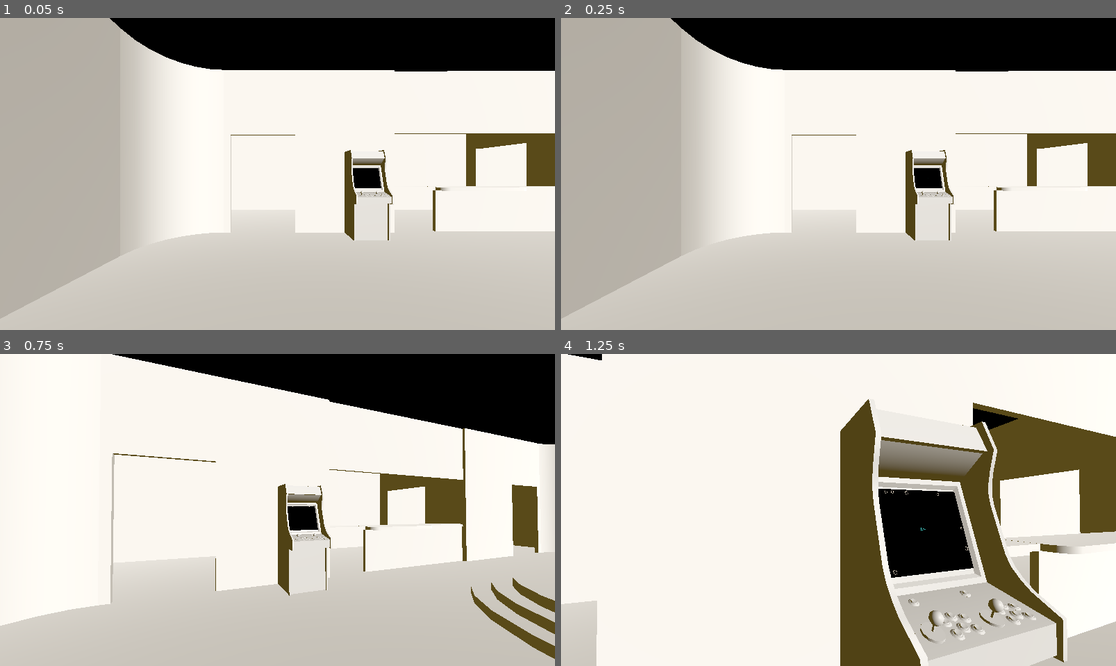
Above: before the commit, frames 1-4 (two rows, left to right).
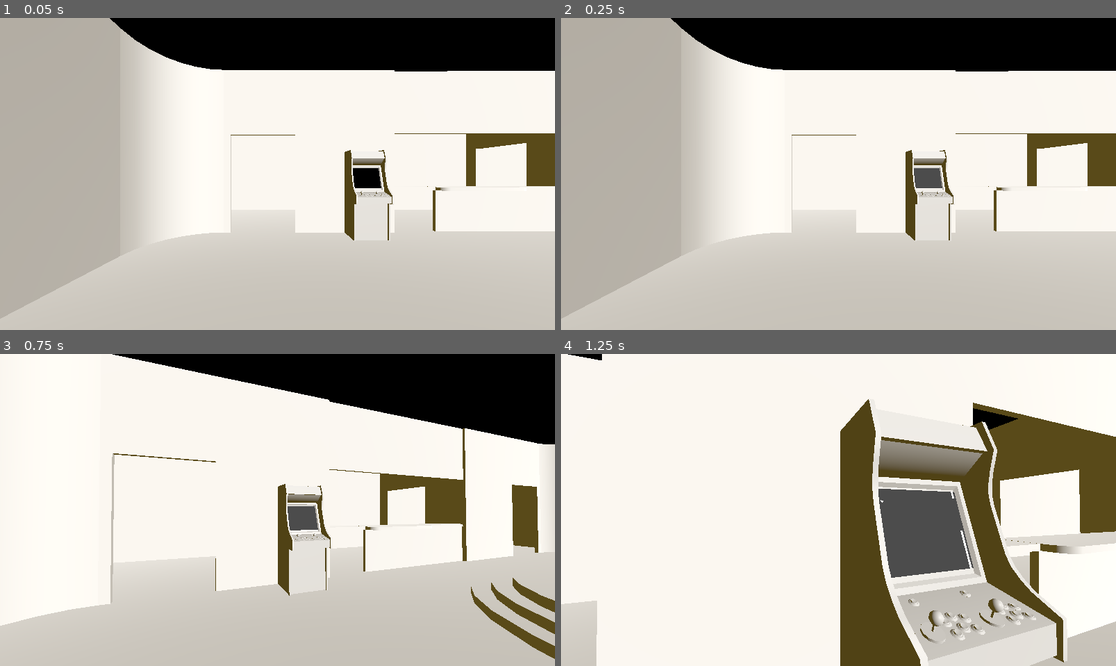
Above: after the commit, the same moments.

Repository: ObsidianBlk/gwj82
Game: Godot game, scene res://scenes/main/main.tscn
The game is run twice, just before and just after one commit, with the same random seed, the same clock (stepped at 60 frames per second) and the same inputs.
Inputs (mouse positions are in pixels of both pictures, inside the frame that each line leads up to):
- Up to frame 1 (0.05 s): no input
- Up to frame 2 (0.25 s): no input
- Up to frame 3 (0.75 s): tap Enter at 0.5 s; move the mouse to (305, 510) at 0.52 s; hold W (arcade_forward) from 0.53 s (still down); hold Space (game_act_a) from 0.53 s (still down)
- Up to frame 4 (1.25 s): keep holding W (arcade_forward); keep holding Space (game_act_a)

Frame 1 is identical in both runs. In frame 2, 0.3% of the frame differs, in the area x 63-69%, y 48-55%; in frame 3, 0.4%; in frame 4, 3.9%, in the area x 57-75%, y 43-72%.

Commit message:
Added mini-game 'Flippy Da Bird'.

Diff:
--- /dev/null
+++ b/games/flippy/flippy.gd
@@ -0,0 +1,96 @@
+extends ArcadeGame
+
+
+
+# ------------------------------------------------------------------------------
+# Constants
+# ------------------------------------------------------------------------------
+const OBSTACLE_SCENE : PackedScene = preload("res://games/flippy/objects/obstacle/obstacle.tscn")
+
+const GAME_WIDTH : float = 320.0
+
+const BIRD_FELL_AMOUNT : int = 10
+const BIRD_CRASHED_AMOUNT : int = 5
+const BIRD_SCORED_AMOUNT : int = 1
+
+const BIRD_RESET_HEIGHT : float = -132.0
+const BIRD_RESET_X : float = -120.0
+
+# ------------------------------------------------------------------------------
+# Export Variables
+# ------------------------------------------------------------------------------
+@export var spawn_delay : float = 2.0
+
+
+# ------------------------------------------------------------------------------
+# Variables
+# ------------------------------------------------------------------------------
+var _resetting : bool = false
+var _delay : float = 0.0
+
+# ------------------------------------------------------------------------------
+# Onready Variables
+# ------------------------------------------------------------------------------
+@onready var _bird: FlippyBird = %Bird
+@onready var _ocontainer: Node2D = %OContainer
+
+# ------------------------------------------------------------------------------
+# Override Methods
+# ------------------------------------------------------------------------------
+func _unhandled_input(event: InputEvent) -> void:
+	if _bird == null or not active or _resetting: return
+
+	if event.is_action_pressed("game_act_a"):
+		_bird.flap()
+
+func _process(delta: float) -> void:
+	if _bird != null:
+		_bird.ai_enabled = not active
+
+	if _delay > 0.0:
+		_delay -= delta
+	else:
+		_delay = spawn_delay
+		_SpawnObstacle()
+
+# ------------------------------------------------------------------------------
+# Private Methods
+# ------------------------------------------------------------------------------
+func _ClearObstacles() -> void:
+	if _ocontainer == null: return
+	for child : Node in _ocontainer.get_children():
+		if child is Node2D:
+			_ocontainer.remove_child(child)
+			child.queue_free()
+
+func _SpawnObstacle() -> void:
+	if _ocontainer == null: return
+	var o : Node2D = OBSTACLE_SCENE.instantiate()
+	o.scored.connect(_on_bird_scored)
+	o.position.x = ((GAME_WIDTH * 0.5) + 16.0)
+	_ocontainer.add_child(o)
+
+func _Reset() -> void:
+	_resetting = true
+	_ClearObstacles()
+	_bird.velocity = Vector2.ZERO
+	_bird.position = Vector2(BIRD_RESET_X, BIRD_RESET_HEIGHT)
+	_resetting = false
+
+# ------------------------------------------------------------------------------
+# Handler Methods
+# ------------------------------------------------------------------------------
+func _on_bird_scored() -> void:
+	if active:
+		update_score(BIRD_SCORED_AMOUNT)
+
+func _on_bird_crashed() -> void:
+	if active:
+		update_score(-BIRD_CRASHED_AMOUNT)
+	_Reset()
+
+func _on_game_region_body_exited(body: Node2D) -> void:
+	if body is FlippyBird:
+		if active and not _resetting:
+			update_score(-BIRD_FELL_AMOUNT)
+		_Reset()
--- /dev/null
+++ b/games/flippy/flippy.tscn
@@ -0,0 +1,27 @@
+[gd_scene load_steps=4 format=3 uid="uid://ddm0sqado87ub"]
+
+[ext_resource type="Script" uid="uid://cvnslfvp3iyew" path="res://games/flippy/flippy.gd" id="1_5h87t"]
+[ext_resource type="PackedScene" uid="uid://nv28d87ceem0" path="res://games/flippy/objects/bird/bird.tscn" id="2_q7lk2"]
+
+[sub_resource type="RectangleShape2D" id="RectangleShape2D_f1o5u"]
+size = Vector2(320, 240)
+
+[node name="Flippy" type="Node2D"]
+script = ExtResource("1_5h87t")
+
+[node name="Bird" parent="." instance=ExtResource("2_q7lk2")]
+unique_name_in_owner = true
+position = Vector2(-120, -132)
+
+[node name="OContainer" type="Node2D" parent="."]
+unique_name_in_owner = true
+
+[node name="Camera2D" type="Camera2D" parent="."]
+
+[node name="GameRegion" type="Area2D" parent="."]
+
+[node name="CollisionShape2D" type="CollisionShape2D" parent="GameRegion"]
+shape = SubResource("RectangleShape2D_f1o5u")
+
+[connection signal="crashed" from="Bird" to="." method="_on_bird_crashed"]
+[connection signal="body_exited" from="GameRegion" to="." method="_on_game_region_body_exited"]
--- /dev/null
+++ b/games/flippy/game.tres
@@ -0,0 +1,9 @@
+[gd_resource type="Resource" script_class="GameTag" load_steps=2 format=3 uid="uid://cgplygffqfjhk"]
+
+[ext_resource type="Script" uid="uid://dolxdho43feu8" path="res://scripts/resources/game_tag.gd" id="1_r5ced"]
+
+[resource]
+script = ExtResource("1_r5ced")
+game_name = &"Flippy Da Bird"
+game_path = "uid://ddm0sqado87ub"
+metadata/_custom_type_script = "uid://dolxdho43feu8"
--- /dev/null
+++ b/games/flippy/objects/bird/bird.tscn
@@ -0,0 +1,36 @@
+[gd_scene load_steps=6 format=3 uid="uid://nv28d87ceem0"]
+
+[ext_resource type="Script" uid="uid://irnd73unblgm" path="res://games/flippy/objects/bird/flippy_bird.gd" id="1_4mds6"]
+[ext_resource type="Texture2D" uid="uid://b5rkwfthykg77" path="res://games/flippy/assets/graphics/flippy.png" id="1_ggr4j"]
+[ext_resource type="Script" uid="uid://b6inrr5v8hnt1" path="res://games/flippy/scripts/flippy_gap_watch.gd" id="3_53t4u"]
+
+[sub_resource type="CapsuleShape2D" id="CapsuleShape2D_4mds6"]
+radius = 3.0
+height = 8.0
+
+[sub_resource type="RectangleShape2D" id="RectangleShape2D_4mds6"]
+size = Vector2(100, 400)
+
+[node name="Bird" type="CharacterBody2D"]
+script = ExtResource("1_4mds6")
+
+[node name="Sprite" type="Sprite2D" parent="."]
+unique_name_in_owner = true
+texture_filter = 3
+texture = ExtResource("1_ggr4j")
+hframes = 2
+
+[node name="CollisionShape2D" type="CollisionShape2D" parent="."]
+rotation = 1.5708
+shape = SubResource("CapsuleShape2D_4mds6")
+
+[node name="GapWatch" type="Area2D" parent="."]
+unique_name_in_owner = true
+collision_layer = 0
+collision_mask = 16
+script = ExtResource("3_53t4u")
+metadata/_custom_type_script = "uid://b6inrr5v8hnt1"
+
+[node name="CollisionShape2D" type="CollisionShape2D" parent="GapWatch"]
+position = Vector2(50, 0)
+shape = SubResource("RectangleShape2D_4mds6")
--- /dev/null
+++ b/games/flippy/objects/bird/flippy_bird.gd
@@ -0,0 +1,61 @@
+extends CharacterBody2D
+class_name FlippyBird
+
+
+# ------------------------------------------------------------------------------
+# Signals
+# ------------------------------------------------------------------------------
+signal crashed()
+
+# ------------------------------------------------------------------------------
+# Constants
+# ------------------------------------------------------------------------------
+const FRAME_FLAP_UP : int = 0
+const FRAME_FLAP_DOWN : int = 1
+
+const MAX_ALTITUDE : float = 104
+
+# ------------------------------------------------------------------------------
+# Export Variables
+# ------------------------------------------------------------------------------
+@export var ai_enabled : bool = false
+@export var flap_strength : float = 60.0
+
+# ------------------------------------------------------------------------------
+# Onready Variables
+# ------------------------------------------------------------------------------
+@onready var _sprite: Sprite2D = %Sprite
+@onready var _gap_watch: FlippyGapWatch = %GapWatch
+
+# ------------------------------------------------------------------------------
+# Override Methods
+# ------------------------------------------------------------------------------
+func _process(_delta: float) -> void:
+	if _sprite != null:
+		_sprite.frame = FRAME_FLAP_UP if velocity.y >= 0.0 else FRAME_FLAP_DOWN
+
+func _physics_process(delta: float) -> void:
+	if ai_enabled:
+		if position.y >= MAX_ALTITUDE:
+			flap()
+		elif _gap_watch.has_area():
+			if position.y > _gap_watch.get_area_position().y:
+				flap()
+	var gravity_y : float = get_gravity().y * 0.1
+	velocity.y = clamp(velocity.y + (gravity_y * delta), -flap_strength, gravity_y)
+	move_and_slide()
+	_CheckCollision()
+
+# ------------------------------------------------------------------------------
+# Private Methods
+# ------------------------------------------------------------------------------
+func _CheckCollision() -> void:
+	var info : KinematicCollision2D = get_last_slide_collision()
+	if info and info.get_collider() != null:
+		crashed.emit()
+
+# ------------------------------------------------------------------------------
+# Public Methods
+# ------------------------------------------------------------------------------
+func flap() -> void:
+	velocity.y = -flap_strength
--- /dev/null
+++ b/games/flippy/objects/obstacle/obstacle.gd
@@ -0,0 +1,63 @@
+extends Node2D
+
+
+# ------------------------------------------------------------------------------
+# Signals
+# ------------------------------------------------------------------------------
+signal scored()
+
+# ------------------------------------------------------------------------------
+# Constants
+# ------------------------------------------------------------------------------
+const MIN_GAP : int = 16
+const MAX_GAP : int = 128
+
+const GAME_HEIGHT : int = 240
+const GAME_WIDTH : int = 320
+const MIN_POLE_HEIGHT : int = 8
+
+const TRAVEL_SPEED : float = 32.0
+
+# ------------------------------------------------------------------------------
+# Onready Variables
+# ------------------------------------------------------------------------------
+@onready var _upper_pole: AnimatableBody2D = %UpperPole
+@onready var _lower_pole: AnimatableBody2D = %LowerPole
+@onready var _detect_zone: Area2D = %DetectZone
+@onready var _dz_collision: CollisionShape2D = %DZCollision
+
+# ------------------------------------------------------------------------------
+# Override Methods
+# ------------------------------------------------------------------------------
+func _ready() -> void:
+	_Setup()
+
+func _physics_process(delta: float) -> void:
+	position.x -= TRAVEL_SPEED * delta
+	if position.x < -((float(GAME_WIDTH) * 0.5) + 16.0):
+		queue_free.call_deferred()
+
+# ------------------------------------------------------------------------------
+# Private Methods
+# ------------------------------------------------------------------------------
+func _Setup() -> void:
+	if _lower_pole == null or _upper_pole == null or _detect_zone == null or _dz_collision == null:
+		return
+
+	var hheight : float = float(GAME_HEIGHT) * 0.5
+	var gap : int = randi_range(MIN_GAP, MAX_GAP)
+	var min_pole_height : int = (-hheight) + MIN_POLE_HEIGHT
+	var max_pole_height : int = hheight - MIN_POLE_HEIGHT - gap
+	var pole_height : int = randi_range(MIN_POLE_HEIGHT, max_pole_height)
+
+	_lower_pole.position.y = float(pole_height)
+	_upper_pole.position.y = _lower_pole.position.y - float(gap)
+	_detect_zone.position.y = _lower_pole.position.y - (float(gap) * 0.5)
+	_dz_collision.shape.size.y = float(gap)
+
+# ------------------------------------------------------------------------------
+# Handler Methods
+# ------------------------------------------------------------------------------
+func _on_detect_zone_body_exited(body: Node2D) -> void:
+	if body is FlippyBird:
+		scored.emit()
--- /dev/null
+++ b/games/flippy/objects/obstacle/obstacle.tscn
@@ -0,0 +1,53 @@
+[gd_scene load_steps=6 format=3 uid="uid://djwt7m340mapi"]
+
+[ext_resource type="Script" uid="uid://dpkduv7clpiqq" path="res://games/flippy/objects/obstacle/obstacle.gd" id="1_i2dpj"]
+[ext_resource type="Texture2D" uid="uid://c5rvjwfsqvg27" path="res://games/flippy/assets/graphics/pole.png" id="2_r500f"]
+
+[sub_resource type="RectangleShape2D" id="RectangleShape2D_wb64l"]
+size = Vector2(8, 240)
+
+[sub_resource type="RectangleShape2D" id="RectangleShape2D_3e0yq"]
+size = Vector2(8, 240)
+
+[sub_resource type="RectangleShape2D" id="RectangleShape2D_i2dpj"]
+resource_local_to_scene = true
+size = Vector2(8, 16)
+
+[node name="Obstacle" type="Node2D"]
+script = ExtResource("1_i2dpj")
+
+[node name="UpperPole" type="AnimatableBody2D" parent="."]
+unique_name_in_owner = true
+collision_layer = 17
+sync_to_physics = false
+
+[node name="Sprite2D" type="Sprite2D" parent="UpperPole"]
+texture = ExtResource("2_r500f")
+offset = Vector2(0, -160)
+
+[node name="CollisionShape2D" type="CollisionShape2D" parent="UpperPole"]
+position = Vector2(0, -120)
+shape = SubResource("RectangleShape2D_wb64l")
+
+[node name="LowerPole" type="AnimatableBody2D" parent="."]
+unique_name_in_owner = true
+collision_layer = 17
+sync_to_physics = false
+
+[node name="Sprite2D" type="Sprite2D" parent="LowerPole"]
+texture = ExtResource("2_r500f")
+offset = Vector2(0, 160)
+
+[node name="CollisionShape2D" type="CollisionShape2D" parent="LowerPole"]
+position = Vector2(0, 120)
+shape = SubResource("RectangleShape2D_3e0yq")
+
+[node name="DetectZone" type="Area2D" parent="."]
+unique_name_in_owner = true
+collision_layer = 17
+
+[node name="DZCollision" type="CollisionShape2D" parent="DetectZone"]
+unique_name_in_owner = true
+shape = SubResource("RectangleShape2D_i2dpj")
+
+[connection signal="body_exited" from="DetectZone" to="." method="_on_detect_zone_body_exited"]
--- /dev/null
+++ b/games/flippy/scripts/flippy_gap_watch.gd
@@ -0,0 +1,53 @@
+extends Area2D
+class_name FlippyGapWatch
+
+
+# ------------------------------------------------------------------------------
+# Variables
+# ------------------------------------------------------------------------------
+var _queue : Array[Area2D] = []
+
+# ------------------------------------------------------------------------------
+# Override Methods
+# ------------------------------------------------------------------------------
+func _ready() -> void:
+	area_entered.connect(_on_area_entered)
+	area_exited.connect(_on_area_exited)
+
+# ------------------------------------------------------------------------------
+# Private Methods
+# ------------------------------------------------------------------------------
+func _GetAreaIndex(area : Area2D) -> int:
+	if _queue.size() > 0:
+		return _queue.find(area)
+	return -1
+
+func _RemoveArea(area : Area2D) -> void:
+	var idx : int = _GetAreaIndex(area)
+	if idx >= 0:
+		_queue.remove_at(idx)
+
+# ------------------------------------------------------------------------------
+# Public Methods
+# ------------------------------------------------------------------------------
+func clear() -> void:
+	_queue.clear()
+
+func has_area() -> bool:
+	return _queue.size() > 0
+
+func get_area_position() -> Vector2:
+	if _queue.size() > 0:
+		return _queue[0].global_position
+	return Vector2.ZERO
+
+# ------------------------------------------------------------------------------
+# Handler Methods
+# ------------------------------------------------------------------------------
+func _on_area_entered(area : Area2D) -> void:
+	var idx : int = _GetAreaIndex(area)
+	if idx < 0:
+		_queue.append(area)
+
+func _on_area_exited(area : Area2D) -> void:
+	_RemoveArea(area)
--- a/scenes/main/main.tscn
+++ b/scenes/main/main.tscn
@@ -15,7 +15,7 @@
 
 [node name="ArcadeMachine" parent="Environment" instance=ExtResource("5_6q06x")]
 transform = Transform3D(-4.37114e-08, 0, -1, 0, 1, 0, 1, 0, -4.37114e-08, -4, 0, -5.61377)
-game_name = &"Azteroids"
+game_name = &"Flippy Da Bird"
 
 [node name="Player" parent="Environment" instance=ExtResource("1_hyk8p")]
 unique_name_in_owner = true
Binary file added: games/flippy/assets/graphics/flippy.png
Not shown, added: games/flippy/assets/graphics/flippy.png.import
Binary file added: games/flippy/assets/graphics/pole.png
Not shown, added: games/flippy/assets/graphics/pole.png.import
Not shown, added: games/flippy/flippy.gd.uid
Not shown, added: games/flippy/objects/bird/flippy_bird.gd.uid
Not shown, added: games/flippy/objects/obstacle/obstacle.gd.uid
Not shown, added: games/flippy/scripts/flippy_gap_watch.gd.uid
